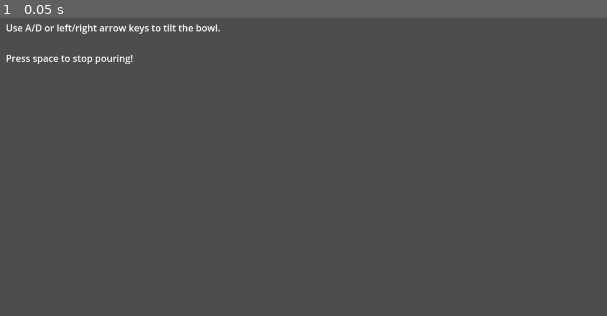
Above: before the commit, frame 1.
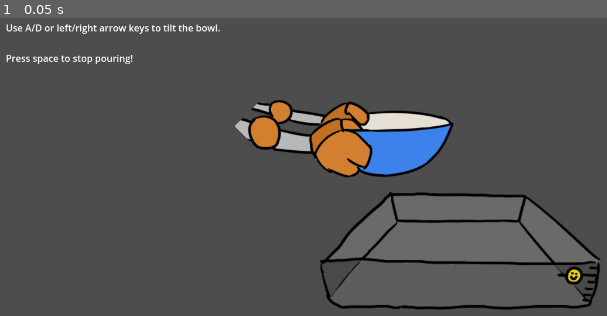
Above: after the commit, the same moment.

Repository: yanalex981/Tasty-Treads
Game: Godot game, scene res://Scenes/Microgames/PouringMicrogame.tscn
The game is run twice, just before and just after one commit, with the same random seed, the same clock (stepped at 60 frames per second) and the same inputs. This scene is started directly instead of the project's main scene.
Inputs:
- Up to frame 1 (0.05 s): no input

The runs differ from the first frame. In frame 1, 15% of the frame differs, in the area x 38-99%, y 27-98%.

Commit message:
Added assets for the pouring minigame.

Diff:
--- a/Scenes/Microgames/PouringMicrogame.tscn
+++ b/Scenes/Microgames/PouringMicrogame.tscn
@@ -1,6 +1,45 @@
-[gd_scene format=3 uid="uid://pjbsr0714k4"]
+[gd_scene load_steps=7 format=3 uid="uid://pjbsr0714k4"]
+
+[ext_resource type="Texture2D" uid="uid://bj24cn23qg3vx" path="res://Assets/Microgames/panSpritesheet.png" id="1_01hm0"]
+[ext_resource type="Texture2D" uid="uid://dg30wulqywn5p" path="res://Assets/Microgames/bowlPourTemp.png" id="2_m7gjw"]
+[ext_resource type="Script" path="res://Scripts/Microgames/Pouring/RobotBowl.gd" id="2_s1gy1"]
+[ext_resource type="Texture2D" uid="uid://cda1cgjmnyqyc" path="res://Assets/Microgames/doughPourTemp.png" id="3_itmyb"]
+
+[sub_resource type="Animation" id="Animation_upakk"]
+resource_name = "fill_up"
+length = 7.0
+
+[sub_resource type="AnimationLibrary" id="AnimationLibrary_jkvs1"]
+_data = {
+"fill_up": SubResource("Animation_upakk")
+}
 
 [node name="PouringMicrogame" type="Node2D"]
+
+[node name="Pan" type="Sprite2D" parent="."]
+position = Vector2(832, 488)
+scale = Vector2(1.21875, 1.21875)
+texture = ExtResource("1_01hm0")
+hframes = 8
+
+[node name="AnimationPlayer" type="AnimationPlayer" parent="Pan"]
+libraries = {
+"": SubResource("AnimationLibrary_jkvs1")
+}
+
+[node name="RobotBowl" type="Node2D" parent="."]
+position = Vector2(848, 360)
+script = ExtResource("2_s1gy1")
+
+[node name="Dough" type="Sprite2D" parent="RobotBowl"]
+visible = false
+position = Vector2(-44, 44)
+texture = ExtResource("3_itmyb")
+
+[node name="Bowl" type="Sprite2D" parent="RobotBowl"]
+position = Vector2(-44, 44)
+rotation = -0.785398
+texture = ExtResource("2_m7gjw")
 
 [node name="UI" type="Control" parent="."]
 layout_mode = 3
--- /dev/null
+++ b/Scripts/Microgames/Pouring/RobotBowl.gd
@@ -0,0 +1,11 @@
+extends Node2D
+
+
+# Called when the node enters the scene tree for the first time.
+func _ready():
+	pass # Replace with function body.
+
+
+# Called every frame. 'delta' is the elapsed time since the previous frame.
+func _process(delta):
+	pass
Binary file added: Assets/Microgames/bowlPourTemp.png
Not shown, added: Assets/Microgames/bowlPourTemp.png.import
Binary file added: Assets/Microgames/doughPourTemp.png
Not shown, added: Assets/Microgames/doughPourTemp.png.import
Binary file added: Assets/Microgames/panSpritesheet.png
Not shown, added: Assets/Microgames/panSpritesheet.png.import
